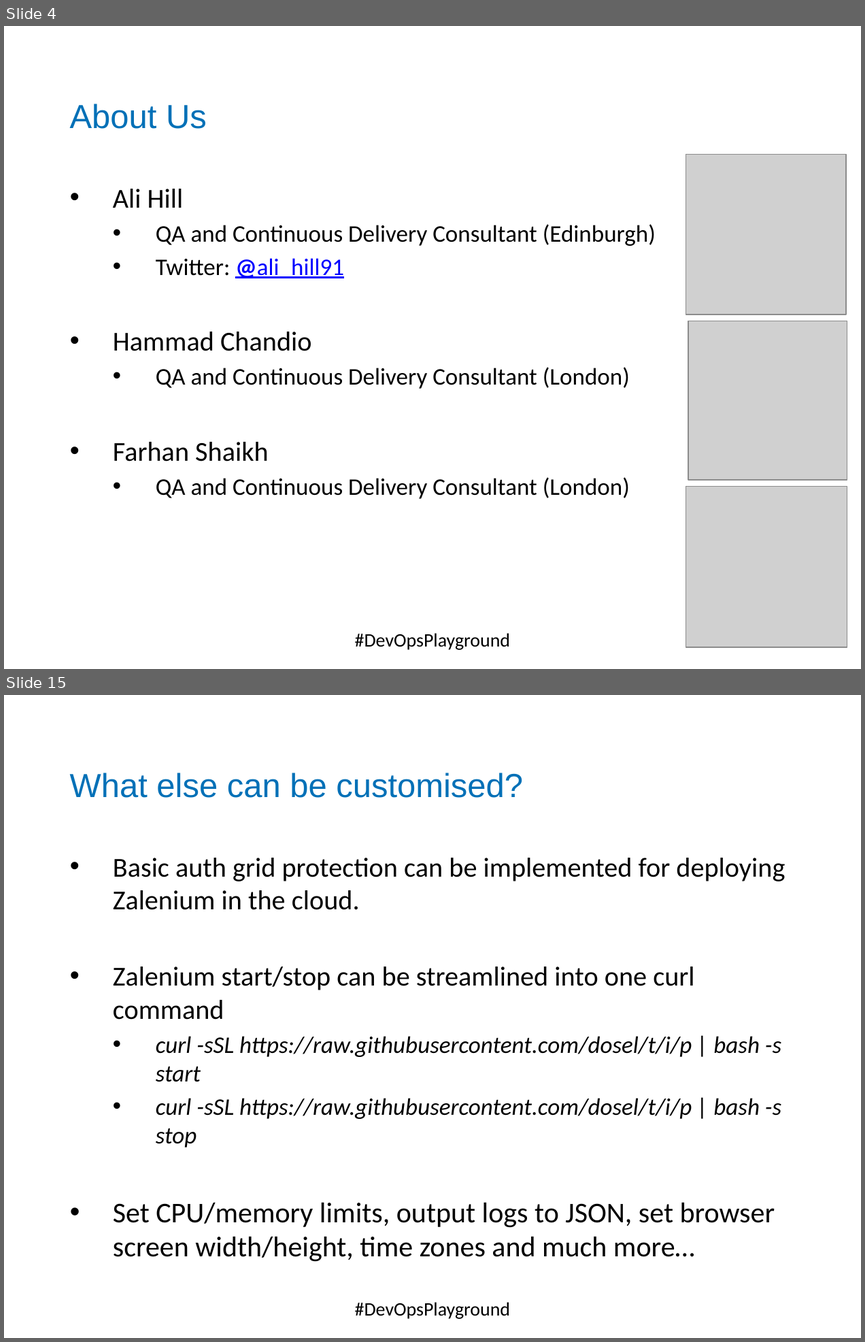
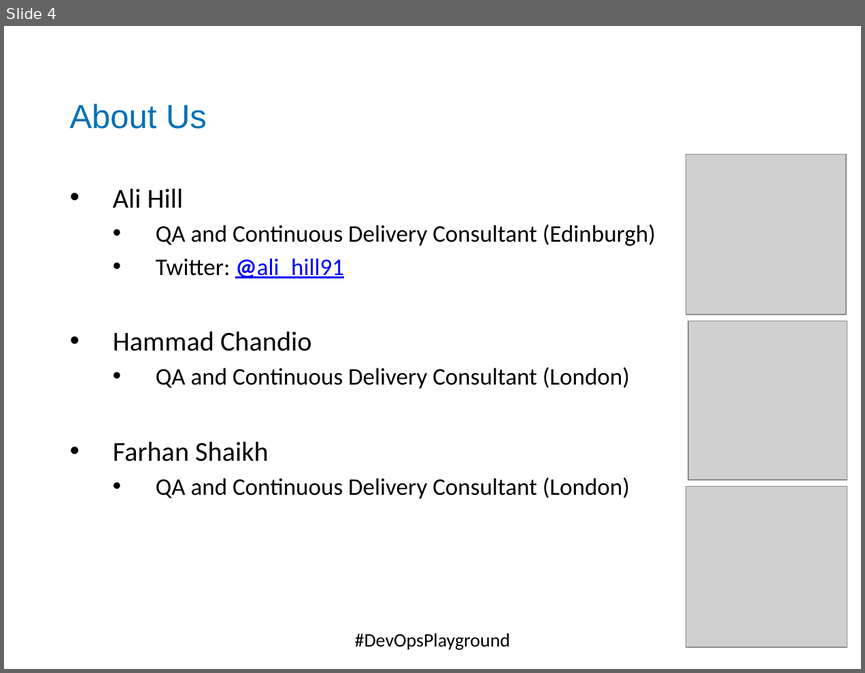
Before and after one commit to DevOpsPlayground/Hands-on-with-Continuous-Testing-using-Jenkins-and-Zalenium, a slide deck: ZaleniumJenkins.pptx. Shown one above the other, each under a label of ours: slides 4 and 15 before the commit, slide 4 after it; the slides between them are not shown. The pictures are 865x1342 and 865x673 pixels, drawn with LibreOffice and Linux fonts; fonts in the diff are those of the drawing; grey boxes stand for pictures; background and template pictures are left out. Boxes give left, top, right and bottom in pixels: in the first picture for what was removed or moved away, otherwise in the second. Text is boxed around its words. In the diff, an @@ line names an element or a change of style, - is before the commit and + after.

```diff
--- a/ZaleniumJenkins.pptx
+++ b/ZaleniumJenkins.pptx
@@ slide 15 removed at [4, 695, 861, 1338], background #FFFFFF; not listed: 1 template element that a slide beside it also shows @@
@@ text removed at [70, 773, 523, 798] @@
-What else can be customised?
@@ text removed at [113, 858, 785, 1261] @@
-• Basic auth grid protection can be implemented for deploying Zalenium in the cloud.
-• Zalenium start/stop can be streamlined into one curl command
-  • curl -sSL https://raw.githubusercontent.com/dosel/t/i/p | bash -s start
-  • curl -sSL https://raw.githubusercontent.com/dosel/t/i/p | bash -s stop
-• Set CPU/memory limits, output logs to JSON, set browser screen width/height, time zones and much more…
@@ text removed at [355, 1302, 510, 1319] @@
-#DevOpsPlayground
```
Also in this commit, not shown: 4 slides changed, 4 slides added, 7 other slides removed, 2 other files.
